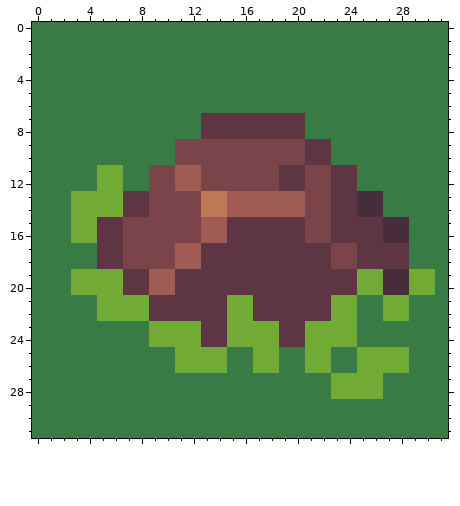
Pixel-art file -- Assets/Resources/Art/Area Tiles/Grass/Uncommon/area_grass_rock.aseprite. The picture above was drawn from the file before the commit.
32x32 pixels, 1 frame.
After:
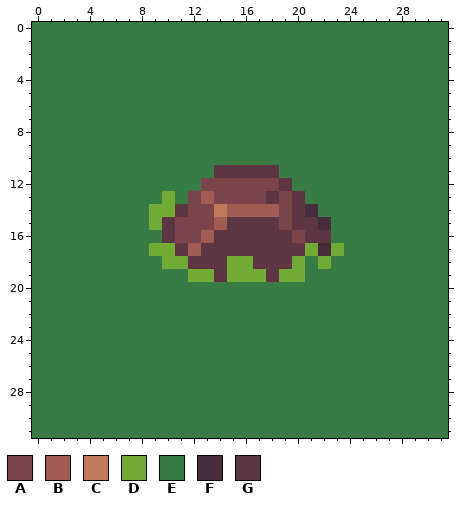
Palette (. is transparent): A #7a444a  B #a05b53  C #bf7958  D #71aa34  E #397b44  F #472d3c  G #5e3643
Edits made:
@@ x 0..31 @@
  6 EEEEEEEEEEEEEEEEEEEEEEEEEEEEEEEE
- 7 EEEEEEEEEEEEEGGGGGGGGEEEEEEEEEEE
- 8 EEEEEEEEEEEEEGGGGGGGGEEEEEEEEEEE
- 9 EEEEEEEEEEEAAAAAAAAAAGGEEEEEEEEE
-10 EEEEEEEEEEEAAAAAAAAAAGGEEEEEEEEE
-11 EEEEEDDEEAABBAAAAAAGGAAGGEEEEEEE
-12 EEEEEDDEEAABBAAAAAAGGAAGGEEEEEEE
-13 EEEDDDDGGAAAACCBBBBBBAAGGFFEEEEE
-14 EEEDDDDGGAAAACCBBBBBBAAGGFFEEEEE
-15 EEEDDGGAAAAAABBGGGGGGAAGGGGFFEEE
-16 EEEDDGGAAAAAABBGGGGGGAAGGGGFFEEE
-17 EEEEEGGAAAABBGGGGGGGGGGAAGGGGEEE
-18 EEEEEGGAAAABBGGGGGGGGGGAAGGGGEEE
-19 EEEDDDDGGBBGGGGGGGGGGGGGGDDFFDDE
-20 EEEDDDDGGBBGGGGGGGGGGGGGGDDFFDDE
-21 EEEEEDDDDGGGGGGDDGGGGGGDDEEDDEEE
-22 EEEEEDDDDGGGGGGDDGGGGGGDDEEDDEEE
-23 EEEEEEEEEDDDDGGDDDDGGDDDDEEEEEEE
-24 EEEEEEEEEDDDDGGDDDDGGDDDDEEEEEEE
-25 EEEEEEEEEEEDDDDEEDDEEDDEEDDDDEEE
-26 EEEEEEEEEEEDDDDEEDDEEDDEEDDDDEEE
-27 EEEEEEEEEEEEEEEEEEEEEEEDDDDEEEEE
-28 EEEEEEEEEEEEEEEEEEEEEEEDDDDEEEEE
+ 7 EEEEEEEEEEEEEEEEEEEEEEEEEEEEEEEE
+ 8 EEEEEEEEEEEEEEEEEEEEEEEEEEEEEEEE
+ 9 EEEEEEEEEEEEEEEEEEEEEEEEEEEEEEEE
+10 EEEEEEEEEEEEEEEEEEEEEEEEEEEEEEEE
+11 EEEEEEEEEEEEEEGGGGGEEEEEEEEEEEEE
+12 EEEEEEEEEEEEEAAAAAAGEEEEEEEEEEEE
+13 EEEEEEEEEEDEABAAAAGAGEEEEEEEEEEE
+14 EEEEEEEEEDDGAACBBBBAGFEEEEEEEEEE
+15 EEEEEEEEEDGAAABGGGGAGGFEEEEEEEEE
+16 EEEEEEEEEEGAABGGGGGGAGGEEEEEEEEE
+17 EEEEEEEEEDDGBGGGGGGGGDFDEEEEEEEE
+18 EEEEEEEEEEDDGGGDDGGGDEDEEEEEEEEE
+19 EEEEEEEEEEEEDDGDDDGDDEEEEEEEEEEE
+20 EEEEEEEEEEEEEEEEEEEEEEEEEEEEEEEE
+21 EEEEEEEEEEEEEEEEEEEEEEEEEEEEEEEE
+22 EEEEEEEEEEEEEEEEEEEEEEEEEEEEEEEE
+23 EEEEEEEEEEEEEEEEEEEEEEEEEEEEEEEE
+24 EEEEEEEEEEEEEEEEEEEEEEEEEEEEEEEE
+25 EEEEEEEEEEEEEEEEEEEEEEEEEEEEEEEE
+26 EEEEEEEEEEEEEEEEEEEEEEEEEEEEEEEE
+27 EEEEEEEEEEEEEEEEEEEEEEEEEEEEEEEE
+28 EEEEEEEEEEEEEEEEEEEEEEEEEEEEEEEE
 29 EEEEEEEEEEEEEEEEEEEEEEEEEEEEEEEE
